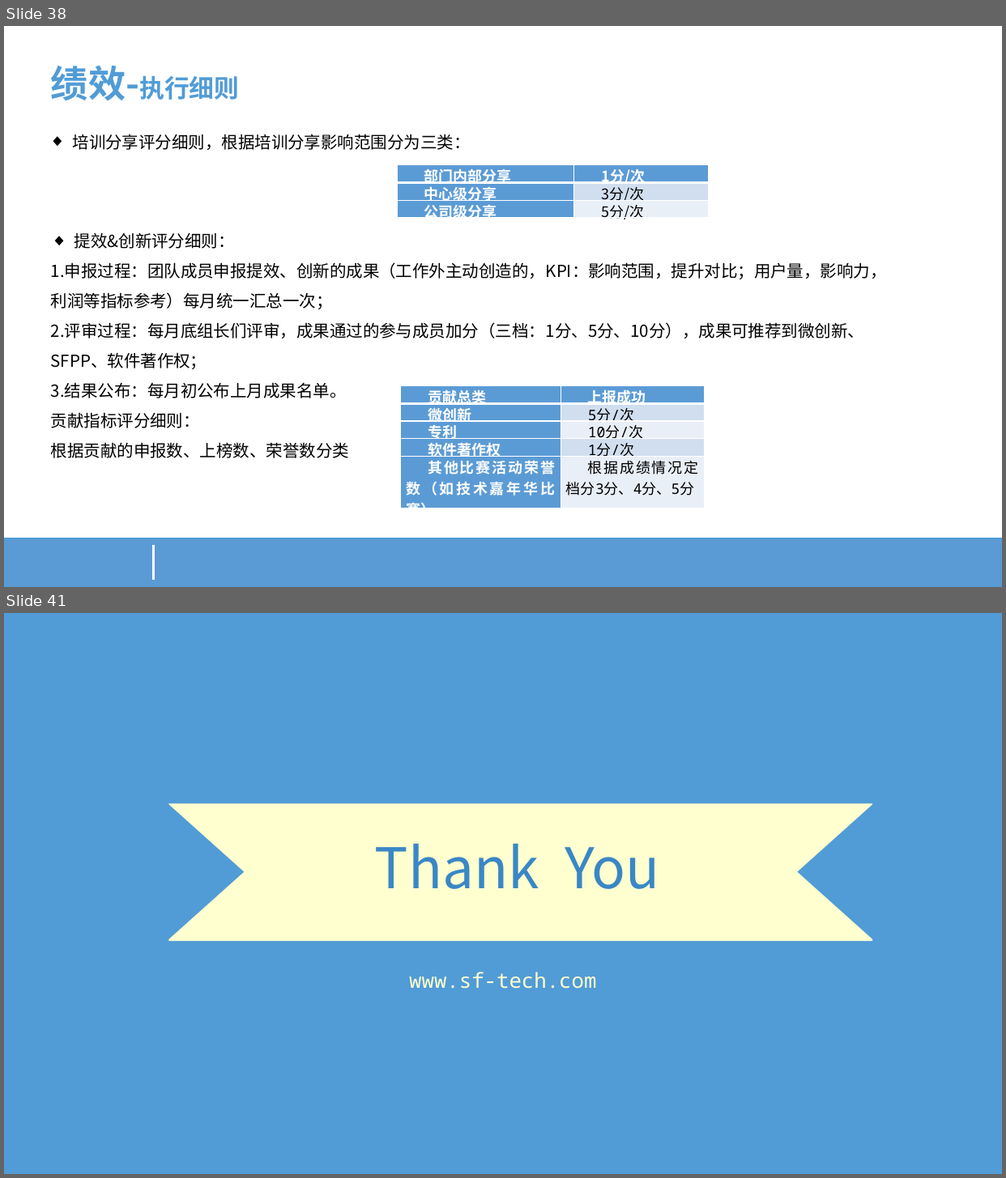
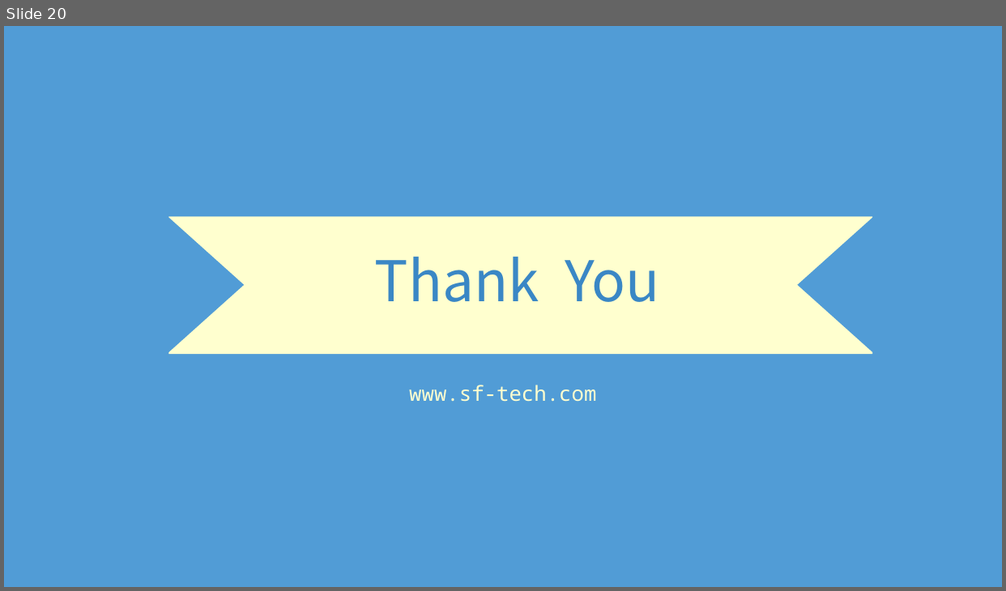
Before and after one commit to gaozhuo/jni-share, a slide deck: Java JNI-通往Native的世界/JNI-通往Native世界的桥梁.pptx. Shown one above the other, each under a label of ours: slides 38 and 41 before the commit, slide 20 after it; the slides between them are not shown. The pictures are 1006x1178 and 1006x591 pixels, drawn with LibreOffice and Linux fonts; fonts in the diff are those of the drawing; background and template pictures are left out; a plain dark background stands for a picture behind light text. Boxes give left, top, right and bottom in pixels: in the first picture for what was removed or moved away, otherwise in the second. Text is boxed around its words. In the diff, an @@ line names an element or a change of style, - is before the commit and + after.

```diff
--- a/Java JNI-通往Native的世界/JNI-通往Native世界的桥梁.pptx
+++ b/Java JNI-通往Native的世界/JNI-通往Native世界的桥梁.pptx
@@ slide 38 removed at <box>4,26,1002,587</box>, background #FFFFFF @@
@@ text removed at <box>51,65,239,101</box> @@
-绩效-执行细则
@@ text removed at <box>73,134,471,150</box> @@
-◆ 培训分享评分细则，根据培训分享影响范围分为三类：
@@ table removed at <box>397,165,710,224</box>, 3 rows, 2 columns @@
-部门内部分享 | 1分/次
-中心级分享 | 3分/次
-公司级分享 | 5分/次
@@ text removed at <box>51,233,887,459</box> @@
-◆ 提效&创新评分细则：
-1.申报过程：团队成员申报提效、创新的成果（工作外主动创造的，KPI：影响范围，提升对比；用户量，影响力，利润等指标参考）每月统一汇总一次；
-2.评审过程：每月底组长们评审，成果通过的参与成员加分（三档：1分、5分、10分），成果可推荐到微创新、SFPP、软件著作权；
-3.结果公布：每月初公布上月成果名单。
-贡献指标评分细则：
-根据贡献的申报数、上榜数、荣誉数分类
@@ table removed at <box>401,386,705,511</box>, 5 rows, 2 columns @@
-贡献总类 | 上报成功
-微创新 | 5分/次
-专利 | 10分/次
-软件著作权 | 1分/次
-其他比赛活动荣誉数（如技术嘉年华比赛） | 根据成绩情况定档分3分、4分、5分
@@ rectangle removed at <box>4,539,1001,587</box> @@
@@ line removed from (154, 545) to (154, 581) @@
@@ what was slide 41 is now slide 20 @@
```
Also in this commit, not shown: 1 slide added, 21 other slides removed, 34 other files.
